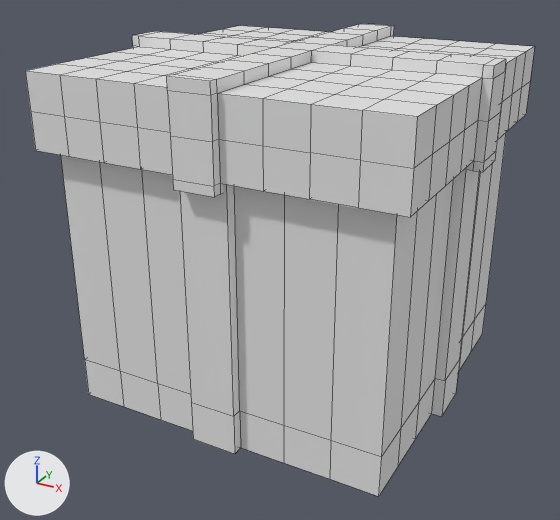
An edit to the Blender file resource/Materials/Model/edited_models_with_new_1024_texture/gift.blend, drawn before and after from the same camera.
Before and after are seen from a camera (50 mm lens) standing at (1.64, -3.2, 2.17) and looking at (-0.05, -0.12, 0.63). The axes (+X, +Y, +Z) are drawn at lower left. The lights are the same throughout. Mesh edges are drawn as thin lines. Materials are left out; every surface is plain grey.

The first picture shows 'box', 'door'.
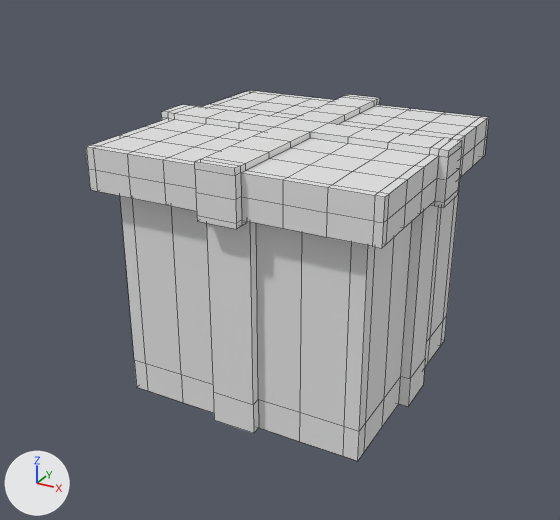
Commit message: fix gift

What the commit changed:
me_box is used by ob_box; location (0.0, 0.0, 0.0).
me_box had 200 vertices, 198 faces and spanned x -0.83..0.83, y -0.83..0.83, z 0.0..1.4.
me_box now has 200 vertices, 198 faces and spans x -0.68..0.68, y -0.68..0.68, z 0.0..1.4.
me_box part 1: 108 of 200 vertices moved; they spanned x -0.83..0.83, y -0.83..0.83, z 0.0..1.4 and now span x -0.68..0.68, y -0.68..0.68, z 0.0..1.4; mean shift (0.0, 0.0, 0.0); largest move (-0.78, 0.78, 0.2) -> (-0.63, 0.63, 0.2).
me_door is used by ob_door; location (0.0, 0.0, 1.6); scale (0.85, 0.85, 0.85).
me_door had 356 vertices, 354 faces and spanned x -1.05..1.05, y -1.05..1.05, z -0.45..0.06.
me_door now has 356 vertices, 354 faces and spans x -0.87..0.87, y -0.87..0.87, z -0.45..0.06.
me_door part 2: 164 of 356 vertices moved; they spanned x -1.05..1.05, y -1.05..1.05, z -0.45..0.06 and now span x -0.87..0.87, y -0.87..0.87, z -0.45..0.06; mean shift (0.0, 0.0, 0.0); largest move (-1.0, -1.0, 0.0) -> (-0.82, -0.82, 0.0).
Object 'box' (ob_box) is rescaled from (1.0, 1.0, 1.0) to (0.971, 0.971, 0.794).
Object 'door' (ob_door) moves from (0.0, 0.0, 1.6) to (0.0, 0.0, 1.261).
Object 'door' (ob_door) is rescaled from (0.85, 0.85, 0.85) to (0.85, 0.85, 0.496).

Location of each change, (x1, y1, x2, y2) in pixels of the pictures (560 x 520 px):
'box', reshaped, rescaled (24% narrower, 22% shorter)
    before: (61, 133, 506, 496)
    after: (120, 178, 460, 461)
'door', reshaped, moved, rescaled (21% narrower, 18% shorter)
    before: (25, 24, 535, 217)
    after: (86, 90, 489, 248)
